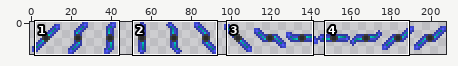
One commit to this pixel-art file: OriginOfLoot/Content/ase_dev/swordAnimation.ase. Above, an overview of the earlier version with the close-up marked.
Close-up. Before the edit:
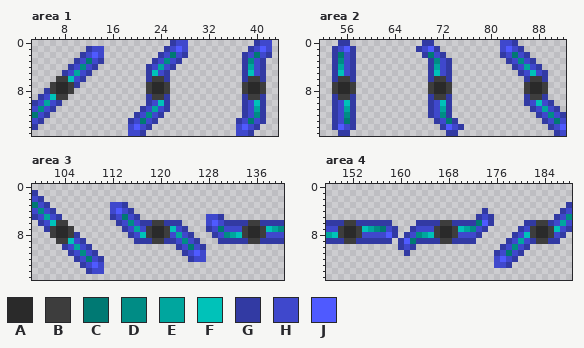
208x16 pixels, 1 frame. Colours within 5 levels of each other are drawn and written as one. Shown: area 1: x 3..43, y 0..15; area 2: x 52..92, y 0..15; area 3: x 99..140, y 0..15; area 4: x 148..188, y 0..15. The commit also changed other parts of the picture, which this record leaves out.
Palette (. is transparent): A #2a2a2a  B #3d3d3d  C #007973  D #008c85  E #00a69e  F #00c2b9  G #323aa3  H #3f48cc  J #4f5aff
New version:
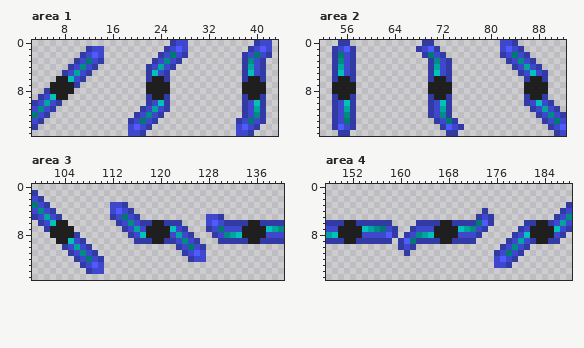
From old to new:
colour B: #3d3d3d -> #1f1f1f
Area 1:
y 7..8: x 7..8 AA -> BB; x 23..24 AA -> BB; x 39..40 AA -> BB
Area 2:
y 7..8: x 55..56 AA -> BB; x 71..72 AA -> BB; x 87..88 AA -> BB
Area 3:
y 7..8: x 103..104 AA -> BB; x 119..120 AA -> BB; x 135..136 AA -> BB
Area 4:
y 7..8: x 151..152 AA -> BB; x 167..168 AA -> BB; x 183..184 AA -> BB
